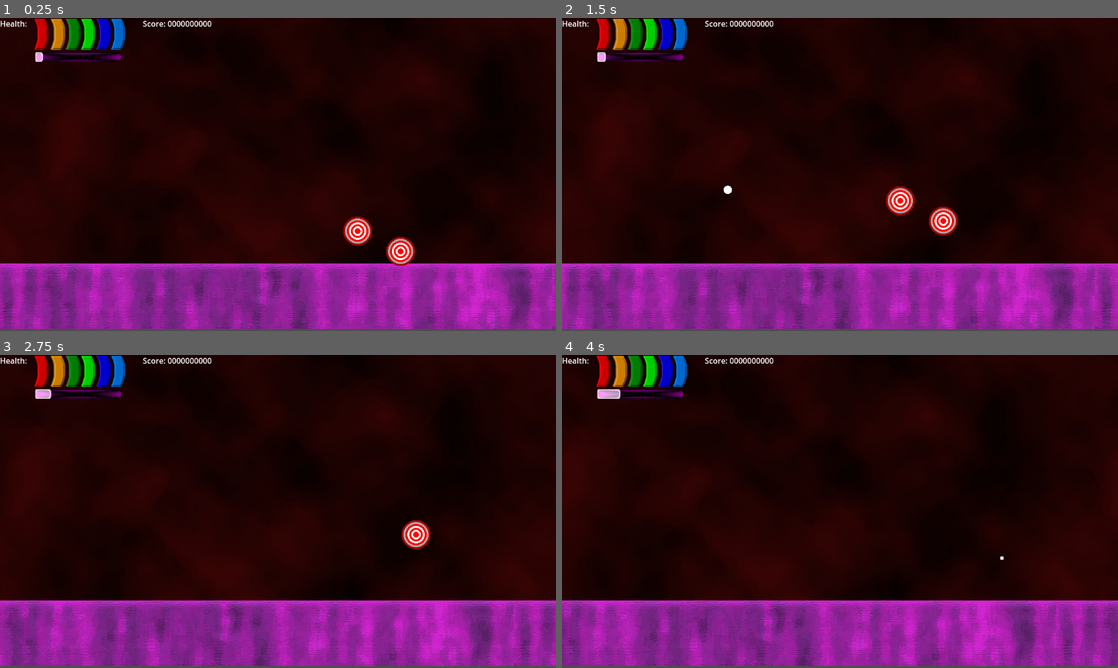
Above: before the commit, frames 1-4 (two rows, left to right).
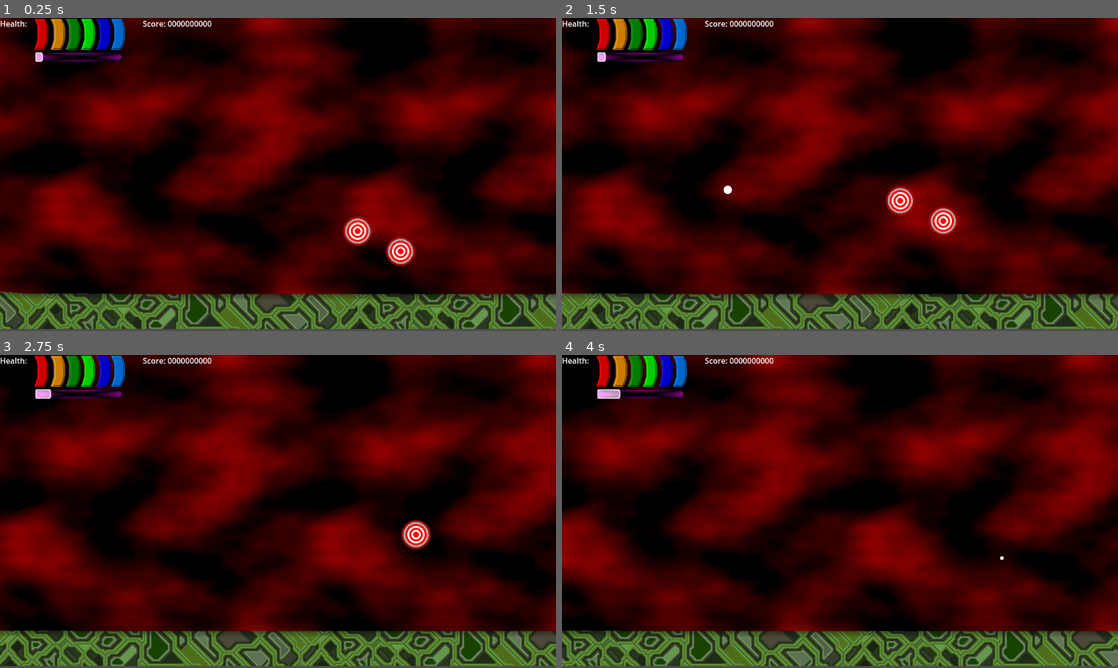
Above: after the commit, the same moments.

Repository: davididev/lightgungame
Game: Godot game, scene res://Scenes/Bonus1.tscn
The game is run twice, just before and just after one commit, with the same random seed, the same clock (stepped at 60 frames per second) and the same inputs.
Inputs (mouse positions are in pixels of both pictures, inside the frame that each line leads up to):
- Up to frame 1 (0.25 s): no input
- Up to frame 2 (1.5 s): move the mouse to (962, 158) at 0.52 s; click (962, 158) at 0.67 s; move the mouse to (728, 190) at 1.27 s; click (728, 190) at 1.42 s
- Up to frame 3 (2.75 s): move the mouse to (333, 442) at 2.02 s; click (333, 442) at 2.17 s
- Up to frame 4 (4 s): move the mouse to (812, 574) at 2.77 s; click (812, 574) at 2.92 s; move the mouse to (1006, 558) at 3.52 s; click (1006, 558) at 3.67 s

The runs differ from the first frame. In frame 1, 62% of the frame differs, in the area x 0-100%, y 0-100%; in frame 2, 64%; in frame 3, 66%; in frame 4, 66%.

Commit message:
Updated bonus background images
Changed them to squared so they can align with any textures we made, and updated them in NeoTextureEdit.

Diff:
--- a/Scenes/Bonus1.tscn
+++ b/Scenes/Bonus1.tscn
@@ -6,6 +6,7 @@
 [ext_resource type="PackedScene" uid="uid://cpowr3ao3d2rj" path="res://Prefabs/Enemies/Target/TargetGreenJump.tscn" id="5_tf778"]
 [ext_resource type="Texture2D" uid="uid://ce5xl8dpxhg1" path="res://Backgrounds/BonusBackground1.png" id="6_gc0fw"]
 [ext_resource type="PackedScene" uid="uid://kl8ybcl4afwa" path="res://Prefabs/Enemies/Target/TargetBlueJump.tscn" id="6_khdwr"]
+[ext_resource type="Texture2D" uid="uid://c12mdi8fltfyt" path="res://Backgrounds/BonusBackground2.png" id="7_jqjwa"]
 [ext_resource type="PackedScene" uid="uid://biutsnx7r65lo" path="res://Scenes/Bonus1SceneVars.tscn" id="7_rofu0"]
 
 [node name="Node2D" type="Node2D"]
@@ -45,13 +46,33 @@
 position = Vector2(576, 320)
 texture = ExtResource("6_gc0fw")
 
+[node name="BonusBackground8" type="Sprite2D" parent="."]
+position = Vector2(-720, 320)
+texture = ExtResource("6_gc0fw")
+
 [node name="BonusBackground2" type="Sprite2D" parent="."]
-position = Vector2(1728, 320)
+position = Vector2(1224, 320)
 texture = ExtResource("6_gc0fw")
 
 [node name="BonusBackground3" type="Sprite2D" parent="."]
-position = Vector2(2880, 320)
+position = Vector2(1872, 320)
 texture = ExtResource("6_gc0fw")
+
+[node name="BonusBackground5" type="Sprite2D" parent="."]
+position = Vector2(3168, 320)
+texture = ExtResource("6_gc0fw")
+
+[node name="BonusBackground4" type="Sprite2D" parent="."]
+position = Vector2(2520, 320)
+texture = ExtResource("7_jqjwa")
+
+[node name="BonusBackground7" type="Sprite2D" parent="."]
+position = Vector2(-72, 320)
+texture = ExtResource("7_jqjwa")
+
+[node name="BonusBackground6" type="Sprite2D" parent="."]
+position = Vector2(3816, 320)
+texture = ExtResource("7_jqjwa")
 
 [node name="SceneVars" parent="." instance=ExtResource("7_rofu0")]
 position = Vector2(-127, 391)
Binary file changed: Backgrounds/BonusBackground1.png
Binary file added: Backgrounds/BonusBackground2.png
Not shown, added: Backgrounds/BonusBackground2.png.import
Not shown: 1 places in Scenes/Bonus1.tscn that only renumber resources
